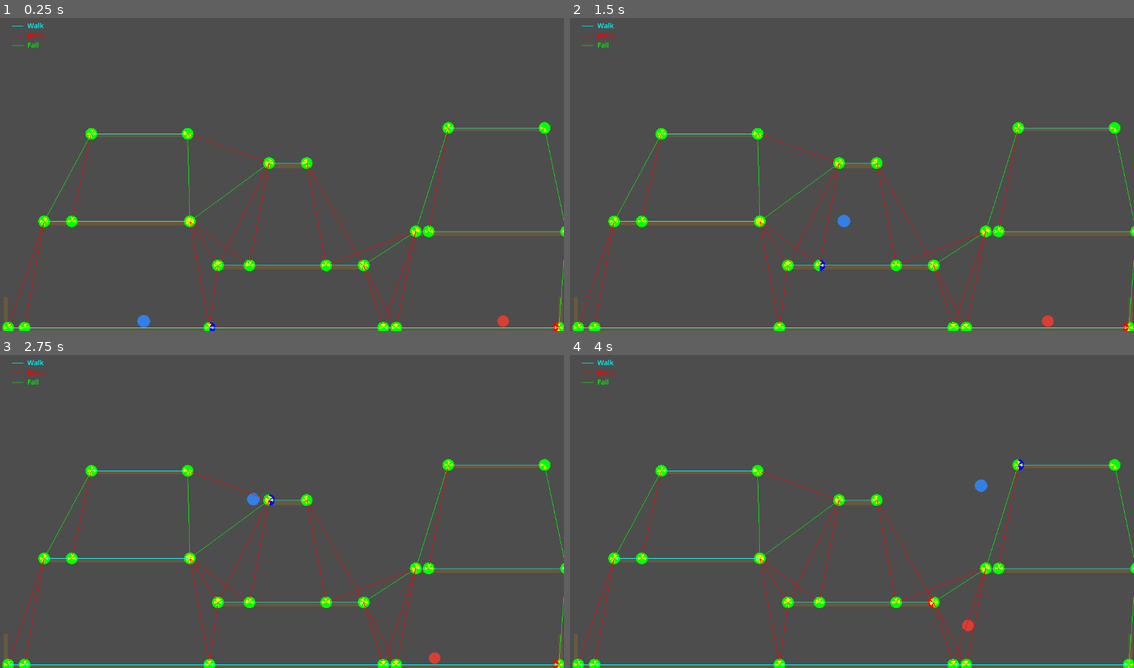
Above: before the commit, frames 1-4 (two rows, left to right).
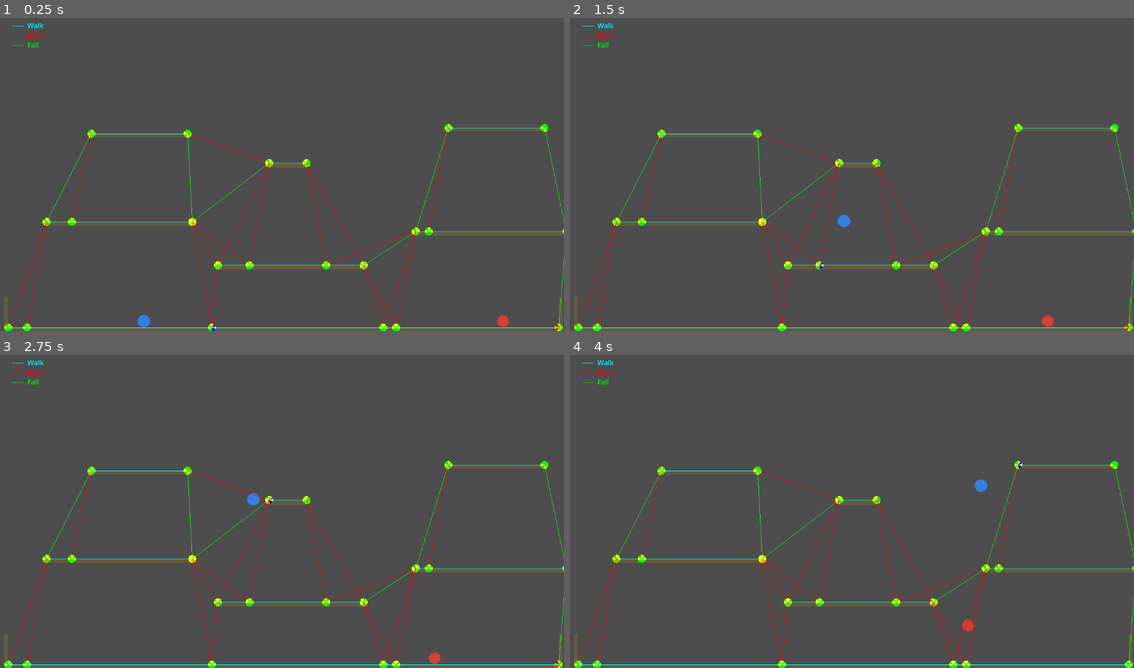
Above: after the commit, the same moments.

Repository: xhocquet/2d-platformer-pathfinding-demo
Game: Godot game, scene res://main.tscn
The game is run twice, just before and just after one commit, with the same random seed, the same clock (stepped at 60 frames per second) and the same inputs.
Inputs:
- Up to frame 1 (0.25 s): no input
- Up to frame 2 (1.5 s): hold D (move_right) from 0.53 s (still down); tap W (jump) at 0.6, 0.77, 1.07, 1.35 s
- Up to frame 3 (2.75 s): tap W (jump) at 1.52, 1.82, 2.1 s; release D (move_right) at 2.03 s; hold A (move_left) from 2.03 s (still down)
- Up to frame 4 (4 s): release A (move_left) at 2.78 s; hold D (move_right) from 2.78 s (still down); tap W (jump) at 2.85, 3.02, 3.32, 3.6, 3.77 s

The runs differ from the first frame. In frame 1, 1.6% of the frame differs, in the area x 0-100%, y 33-100%; in frame 2, 1.6%; in frame 3, 1.6%; in frame 4, 1.6%.

Commit message:
Checkpoint

Diff:
--- a/enemy.gd
+++ b/enemy.gd
@@ -10,8 +10,8 @@
 
 var _player: CharacterBody2D
 var _ai_state: AiState = AiState.STANDING
-var _edge_from: StringName = &"" # source edge
-var _edge_to: StringName = &"" # target edge
+var _source_node: StringName = &"" # source edge
+var _dest_node: StringName = &"" # target edge
 var _current_node_id: StringName = &""  # node we've arrived at
 var _path: Array[StringName] = [] # path from source to target edge
 var _wants_jump_press: bool = false
@@ -29,29 +29,6 @@
 	super._physics_process(delta)
 	_process_ai(delta)
 
-func _get_move_speed() -> float:
-	return speed
-
-func _get_move_input() -> float:
-	if _ai_state == AiState.TRAVERSING_EDGE and _edge_to != &"":
-		var target_pos: Vector2 = _graph.get_section_position(_edge_to)
-		return signf(target_pos.x - global_position.x)
-	if _ai_state == AiState.JUMP_SEQUENCE:
-		if _jump_back_out_dir != 0.0 and (_jump_phase == JumpPhase.JUMP_PRESS or _jump_phase == JumpPhase.ASCENT):
-			return _jump_back_out_dir
-		if _jump_phase == JumpPhase.AIR_CONTROL and _edge_to != &"":
-			var target_pos: Vector2 = _graph.get_section_position(_edge_to)
-			return signf(target_pos.x - global_position.x)
-	if _ai_state == AiState.STANDING and _path.size() == 1:
-		return signf(_player.global_position.x - global_position.x)
-	return 0.0
-
-func _get_jump_just_pressed() -> bool:
-	if _wants_jump_press:
-		_wants_jump_press = false
-		return true
-	return false
-
 func _initialize_ai_state() -> void:
 	var from_id: StringName = _graph.get_section_under_body(self)
 	if from_id == &"":
@@ -61,8 +38,39 @@
 	_path = _calculate_path()
 	if _path.size() >= 2:
 		_ai_state = AiState.TRAVERSING_EDGE
-		_edge_from = _path[0]
-		_edge_to = _path[1]
+		_source_node = _path[0]
+		_dest_node = _path[1]
+
+func _get_move_input() -> float:
+	# Walking towards a node
+	if _ai_state == AiState.TRAVERSING_EDGE and _has_dest_node():
+		var target_pos: Vector2 = _graph.get_section_position(_dest_node)
+		return signf(target_pos.x - global_position.x)
+
+	if _ai_state == AiState.JUMP_SEQUENCE:
+		return _get_jump_sequence_move_input()
+
+	# Standing, pathless! Walk towards the player.
+	if _ai_state == AiState.STANDING and _path.size() == 1:
+		return signf(_player.global_position.x - global_position.x)
+
+	return 0.0
+
+func _get_jump_sequence_move_input() -> float:
+	if _jump_back_out_dir != 0.0 and (_jump_phase == JumpPhase.JUMP_PRESS or _jump_phase == JumpPhase.ASCENT):
+		return _jump_back_out_dir
+
+	if _jump_phase == JumpPhase.AIR_CONTROL and _has_dest_node():
+		var target_pos: Vector2 = _graph.get_section_position(_dest_node)
+		return signf(target_pos.x - global_position.x)
+
+	return 0.0
+
+func _get_jump_just_pressed() -> bool:
+	if _wants_jump_press:
+		_wants_jump_press = false
+		return true
+	return false
 
 func _calculate_path() -> Array[StringName]:
 	var from_id: StringName = _current_node_id if _current_node_id != &"" else _graph.get_section_under_body(self)
@@ -86,10 +94,10 @@
 			_tick_jump_sequence()
 
 func _update_current_section() -> void:
-	if _ai_state == AiState.TRAVERSING_EDGE and _edge_from != &"" and _edge_to != &"":
-		var pos_from: Vector2 = _graph.get_section_position(_edge_from)
-		var pos_to: Vector2 = _graph.get_section_position(_edge_to)
-		_current_section_id = _edge_to if global_position.distance_to(pos_to) <= global_position.distance_to(pos_from) else _edge_from
+	if _ai_state == AiState.TRAVERSING_EDGE and _source_node != &"" and _has_dest_node():
+		var pos_from: Vector2 = _graph.get_section_position(_source_node)
+		var pos_to: Vector2 = _graph.get_section_position(_dest_node)
+		_current_section_id = _dest_node if global_position.distance_to(pos_to) <= global_position.distance_to(pos_from) else _source_node
 	elif is_on_floor():
 		_current_section_id = _graph.get_section_under_body(self)
 
@@ -104,32 +112,32 @@
 			_walk_from_edge_to_edge(_path[0], _path[1])
 
 func _tick_traversing_edge() -> void:
-	if _edge_to == &"":
+	if _dest_node == &"":
 		_stand_still()
 		return
 
-	var target_pos: Vector2 = _graph.get_section_position(_edge_to)
+	var target_pos: Vector2 = _graph.get_section_position(_dest_node)
 	var arrived: bool = global_position.distance_to(target_pos) <= ARRIVAL_DIST
-	if is_on_floor() and _current_section_id == _edge_to:
+	if is_on_floor() and _current_section_id == _dest_node:
 		arrived = true
 	if arrived:
-		_current_node_id = _edge_to
+		_current_node_id = _dest_node
 		_stand_still()
 
 func _stand_still() -> void:
 	_ai_state = AiState.STANDING
-	_edge_from = &""
-	_edge_to = &""
+	_source_node = &""
+	_dest_node = &""
 	_jump_back_out_dir = 0.0
 
 func _walk_from_edge_to_edge(edge_from: StringName, edge_to: StringName) -> void:
-	_edge_from = edge_from
-	_edge_to = edge_to
+	_source_node = edge_from
+	_dest_node = edge_to
 	_ai_state = AiState.TRAVERSING_EDGE
 
 func _start_jump_sequence(edge_from: StringName, edge_to: StringName) -> void:
-	_edge_from = edge_from
-	_edge_to = edge_to
+	_source_node = edge_from
+	_dest_node = edge_to
 	_ai_state = AiState.JUMP_SEQUENCE
 	_jump_phase = JumpPhase.JUMP_PRESS
 	_jump_start_y = global_position.y
@@ -173,3 +181,10 @@
 		if is_on_floor():
 			_current_node_id = _current_section_id
 			_stand_still()
+
+
+func _get_move_speed() -> float:
+	return speed
+
+func _has_dest_node() -> bool:
+	return _dest_node != &""
--- a/main.tscn
+++ b/main.tscn
@@ -39,7 +39,7 @@
 polygon = PackedVector2Array(-60, -12, 60, -12, 60, 12, -60, 12)
 
 [node name="Platform4" type="StaticBody2D" parent="."]
-position = Vector2(239, 428.55276)
+position = Vector2(244, 429.55402)
 scale = Vector2(2.4800012, 0.32000488)
 
 [node name="CollisionShape2D" type="CollisionShape2D" parent="Platform4"]
--- a/section_graph.gd
+++ b/section_graph.gd
@@ -11,7 +11,6 @@
 var _edge_cache: Dictionary = {}  # key(from,to,type) -> true
 var _positions: Dictionary = {}  # section_id -> Vector2 (filled when root set)
 var _node_to_sections: Dictionary = {}  # Node -> [section_id_left, section_id_right]
-var _platform_to_section_ids: Dictionary = {}  # platform -> Array[StringName] (nodes on that platform)
 var _platforms: Array[StaticBody2D] = []
 var _root: Node2D
 var max_jump_height: float = 220.0 # Max vertical rise for jump edges
@@ -23,7 +22,6 @@
 	_root = root
 	_positions.clear()
 	_node_to_sections.clear()
-	_platform_to_section_ids.clear()
 	_edges.clear()
 	_edge_cache.clear()
 	_platforms = _discover_platforms(root)
@@ -38,9 +36,6 @@
 
 func get_section_position(section_id: StringName) -> Vector2:
 	return _positions.get(section_id, Vector2.ZERO)
-
-func get_sections_for_platform(platform: StaticBody2D) -> Array:
-	return _platform_to_section_ids.get(platform, [])
 
 const _SECTION_RAY_LENGTH := 40.0
 const _SECTION_RAY_OFFSET := 14.0  # horizontal fallback when center ray misses (e.g. near ledge)
@@ -251,10 +246,9 @@
 		_node_to_sections[n] = [canonical.get(pair[0], pair[0]), canonical.get(pair[1], pair[1])]
 
 func _build_edges() -> void:
-	# One pass per platform: graph is platform-centric. Each platform contributes:
-	# (1) fall/jump edges to sections directly below its endpoints (stacked/overlapping platforms),
-	# (2) jump-point nodes and their walk/jump edges.
-	# (3) edge along all points on the platform
+	# 1 - fall/jump edges to sections directly below its endpoints (stacked/overlapping platforms)
+	# 2 - walk edges between every pair of platform nodes
+	# 3 - walk edges between every pair of platform nodes within max_jump_height of each other
 	for p in _platforms:
 		var pname: StringName = p.name
 		var pl := StringName(str(pname) + "_L")
@@ -305,7 +299,6 @@
 			var pos_b = _positions.get(b, Vector2.ZERO)
 			return pos_a.x < pos_b.x
 		)
-		_platform_to_section_ids[p] = platform_nodes
 		# Add walk edges between each pair of platform nodes, both directions.
 		for i in range(platform_nodes.size() - 1):
 			_add_edge(platform_nodes[i], platform_nodes[i + 1], EdgeType.WALK)
@@ -332,7 +325,6 @@
 
 func _sanitize_edges() -> void:
 	var keep: Array[Dictionary] = []
-	var seen_walk: Dictionary = {}  # normalized "from|to" -> true for WALK dedupe
 	for e in _edges:
 		var a: Vector2 = _positions.get(e.from, Vector2.ZERO)
 		var b: Vector2 = _positions.get(e.to, Vector2.ZERO)
@@ -340,11 +332,6 @@
 			continue
 		if max_edge_length > 0.0 and e.type != EdgeType.WALK and a.distance_to(b) > max_edge_length:
 			continue
-		if e.type == EdgeType.WALK:
-			var key: String = str(e.from) + "|" + str(e.to)
-			if seen_walk.has(key):
-				continue
-			seen_walk[key] = true
 		keep.append(e)
 	_edges = keep
 	_edge_cache.clear()
--- a/section_graph_node.gd
+++ b/section_graph_node.gd
@@ -9,8 +9,7 @@
 var _player: CharacterBody2D
 var _enemy: CharacterBody2D
 
-const RADIUS: float = 12.0
-const SEGMENTS: int = 16
+const RADIUS: float = 8.0
 const EDGE_ARROW_LENGTH: float = 8.0
 const EDGE_ARROW_WIDTH: float = 6.0
 
@@ -84,7 +83,7 @@
 			if Engine.is_editor_hint():
 				var dir := (to_pos - from_pos).normalized()
 				var perp := Vector2(-dir.y, dir.x)
-				var offset_amount: float = randf_range(-15.0, 15.0)
+				var offset_amount: float = randf_range(-10.0, 10.0)
 				a = from_pos + perp * offset_amount
 				b = to_pos + perp * offset_amount
 			else:
@@ -113,8 +112,8 @@
 
 func _draw_filled_half_circle(center: Vector2, radius: float, start_angle: float, end_angle: float, color: Color) -> void:
 	var points: PackedVector2Array = [center]
-	for i in SEGMENTS + 1:
-		var t: float = float(i) / float(SEGMENTS)
+	for i in 8 + 1:
+		var t: float = float(i) / float(8)
 		var a: float = start_angle + t * (end_angle - start_angle)
 		points.append(center + Vector2(cos(a), sin(a)) * radius)
 	draw_polygon(points, [color])
